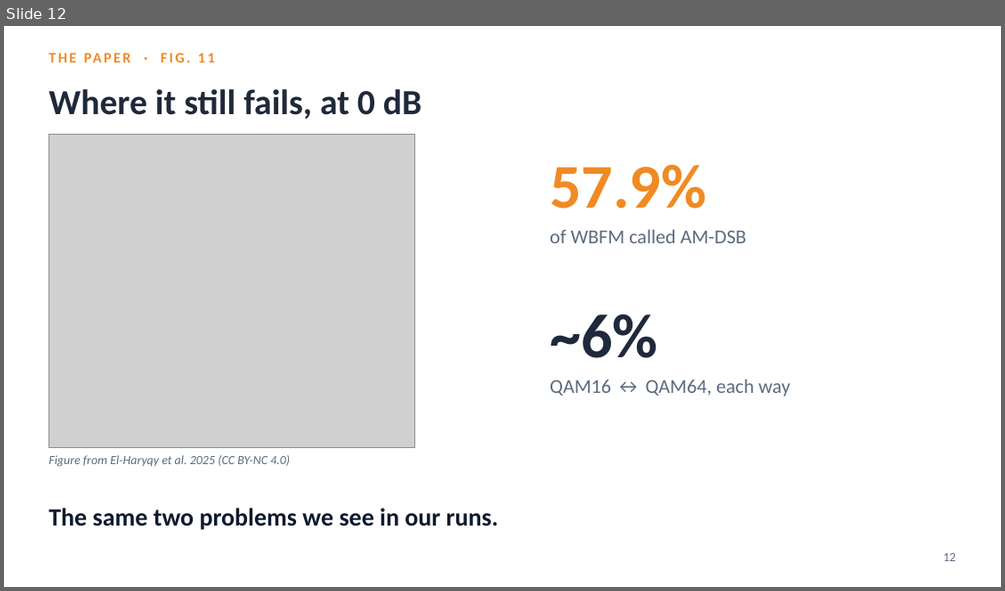
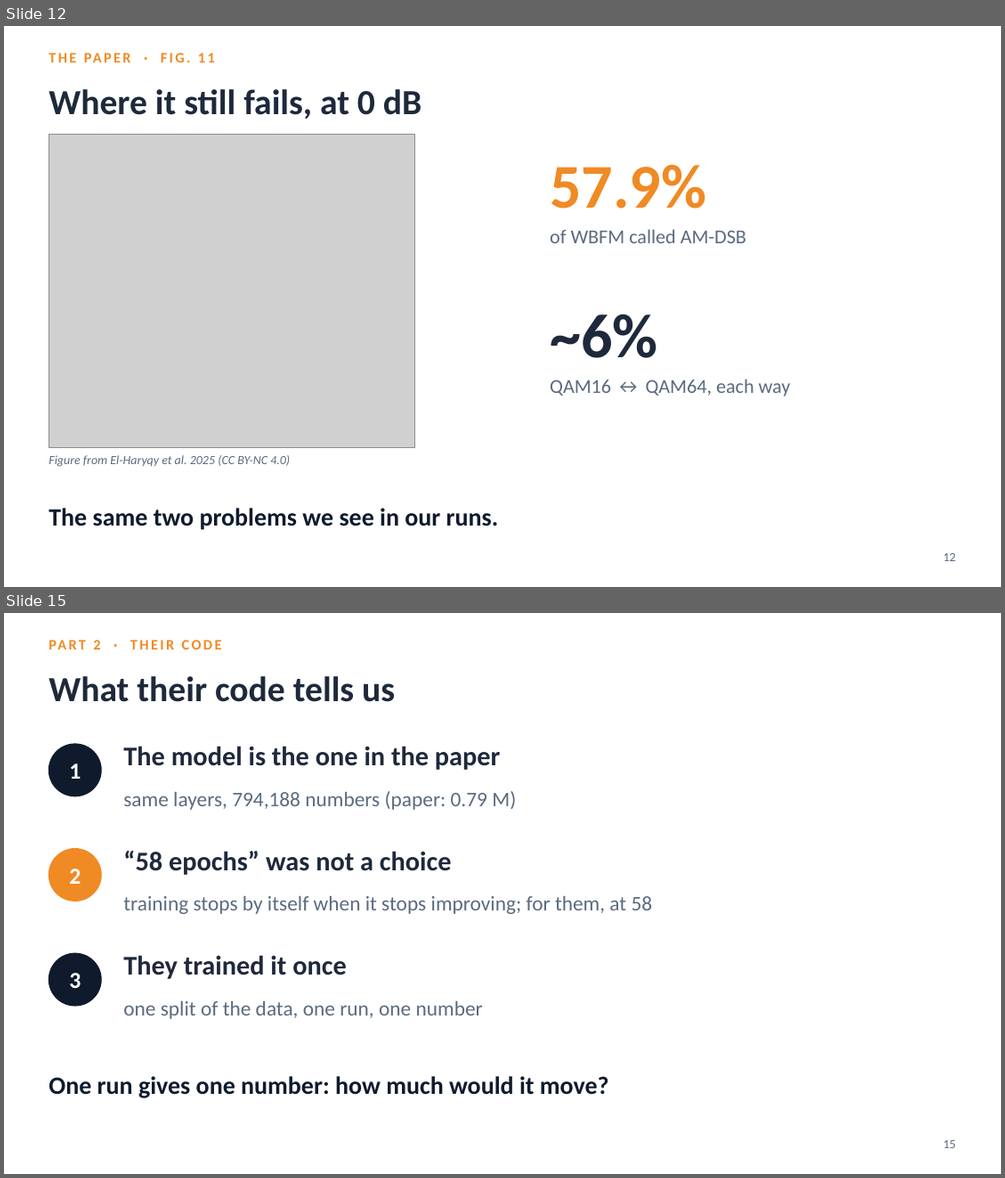
Before and after one commit to YusufBilo78/amc, a slide deck: deck/moshe_paper_icrnna.pptx. Shown one above the other, each under a label of ours: slide 12 before the commit, slides 12 and 15 after it; the slides between them are not shown. The pictures are 1005x591 and 1005x1178 pixels, drawn with LibreOffice and Linux fonts; fonts in the diff are those of the drawing; grey boxes stand for pictures. Boxes give left, top, right and bottom in pixels: in the first picture for what was removed or moved away, otherwise in the second. Text is boxed around its words. In the diff, an @@ line names an element or a change of style, - is before the commit and + after.

```diff
--- a/deck/moshe_paper_icrnna.pptx
+++ b/deck/moshe_paper_icrnna.pptx
@@ slide 15 added at bbox=[4, 613, 1001, 1174], background #FFFFFF @@
@@ text added at bbox=[93, 640, 100, 649], 14 pt, text #F08A24, bold @@
+PART 2 · THEIR CODE
@@ text added at bbox=[48, 676, 395, 702], 34 pt, text #1E293B, bold @@
+What their code tells us
@@ ellipse added at bbox=[48, 744, 101, 796], fill #0F1B2D, outline #0F1B2D 1 pt @@
@@ text added at bbox=[123, 746, 501, 770], 26 pt, text #1E293B, bold @@
+The model is the one in the paper
@@ text added at bbox=[69, 763, 81, 779], 22 pt, text #FFFFFF, bold @@
+1
@@ text added at bbox=[123, 791, 516, 810], 20 pt, text #5B6B7F @@
+same layers, 794,188 numbers (paper: 0.79 M)
@@ ellipse added at bbox=[48, 849, 101, 900], fill #F08A24, outline #F08A24 1 pt @@
@@ text added at bbox=[123, 851, 452, 875], 26 pt, text #1E293B, bold @@
+“58 epochs” was not a choice
@@ text added at bbox=[69, 868, 81, 884], 22 pt, text #FFFFFF, bold @@
+2
@@ text added at bbox=[123, 896, 653, 914], 20 pt, text #5B6B7F @@
+training stops by itself when it stops improving; for them, at 58
@@ ellipse added at bbox=[48, 953, 101, 1005], fill #0F1B2D, outline #0F1B2D 1 pt @@
@@ text added at bbox=[123, 955, 347, 979], 26 pt, text #1E293B, bold @@
+They trained it once
@@ text added at bbox=[69, 973, 81, 988], 22 pt, text #FFFFFF, bold @@
+3
@@ text added at bbox=[123, 1001, 483, 1019], 20 pt, text #5B6B7F @@
+one split of the data, one run, one number
@@ text added at bbox=[48, 1076, 609, 1098], 24 pt, text #0F1B2D, bold @@
+One run gives one number: how much would it move?
@@ text added at bbox=[943, 1140, 955, 1148], 12 pt, text #5B6B7F @@
+15
```
Also in this commit, not shown: 7 slides changed, 2 other slides added, 7 slides removed, 5 other files.
